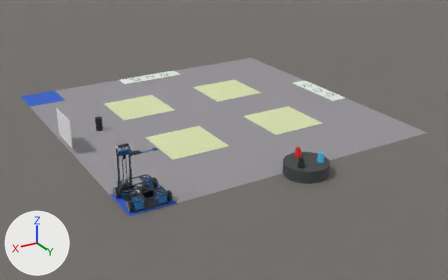
The Blender file research/car_sim/output/competition_round.blend: old version first, new version second.
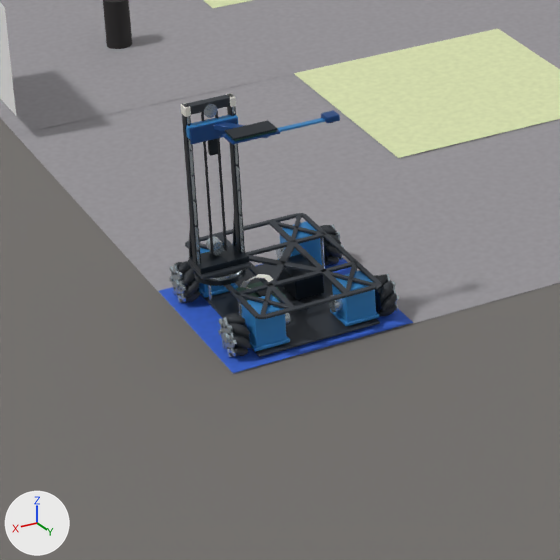
Each version is shown whole from a 50 mm camera at (2.317, 4.101, 1.784) aimed at (-0.079, 0.108, -0.212), then close up on the part from 15% to 48% of the width and 42% to 95% of the height. The lights are fixed; the arrows at lower left show +X, +Y and +Z. The last two pictures show the newer version.

Before the edit, the objects in view are built like this:
```python
ob_azimuth___turntable = bpy.data.objects.new('AZIMUTH | turntable', None)
ob_azimuth___turntable.parent = ob_k230___vehicle_ground_origin
ob_azimuth___turntable.location = (0.096, -0.015, 0.079)
ob_azimuth___turntable.rotation_euler = (0.0, 0.0, 1.571)  # degrees (0, 0, 90)
ob_blue_start_zones_0 = bpy.data.objects.new('blue_start_zones 0', me_blue_start_zones_0)
ob_blue_start_zones_0.location = (0.0, 0.0, 0.0)
ob_camera_boom = bpy.data.objects.new('Camera boom', me_camera_boom)
ob_camera_boom.parent = ob_lift___camera_carriage
ob_camera_boom.location = (0.0825, 0.11, 0.006)
ob_camera_housing = bpy.data.objects.new('Camera housing', me_camera_housing)
ob_camera_housing.parent = ob_lift___camera_carriage
ob_camera_housing.location = (0.0825, 0.16, 0.008)
ob_k230_board_support = bpy.data.objects.new('K230 board support', me_k230_board_support)
ob_k230_board_support.parent = ob_lift___camera_carriage
ob_k230_board_support.location = (0.0825, 0.032, 0.01)
ob_k230_display_proxy = bpy.data.objects.new('K230 display proxy', me_k230_display_proxy)
ob_k230_display_proxy.parent = ob_lift___camera_carriage
ob_k230_display_proxy.location = (0.0825, 0.032, 0.016)
ob_k230_electronics_proxy = bpy.data.objects.new('K230 electronics proxy', me_k230_electronics_proxy)
ob_k230_electronics_proxy.parent = ob_lift___camera_carriage
ob_k230_electronics_proxy.location = (0.0825, 0.032, 0.013)
ob_offset_carriage_crosshead = bpy.data.objects.new('Offset carriage crosshead', me_offset_carriage_crosshead)
ob_offset_carriage_crosshead.parent = ob_lift___camera_carriage
ob_offset_carriage_crosshead.location = (0.0442, 0.03, 0.003)
ob_offset_carriage_crosshead.rotation_euler = (1.571, 0.0, 2.236)  # degrees (90, 0, 128)
# also in view: 'Mast pedestal' at (1.146, 1.035, 0.104); 'QR / A4 / assumed pose' at (1.204, 0.08, 0.155); 'Blue motor housing.003' at (1.125, 1.149, 0.043); '2.4 m square' at (0.0, 0.0, 0.0); 'yellow_zones 1' at (0.425, 0.425, 0.002)
```
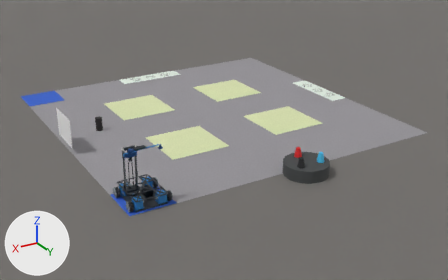
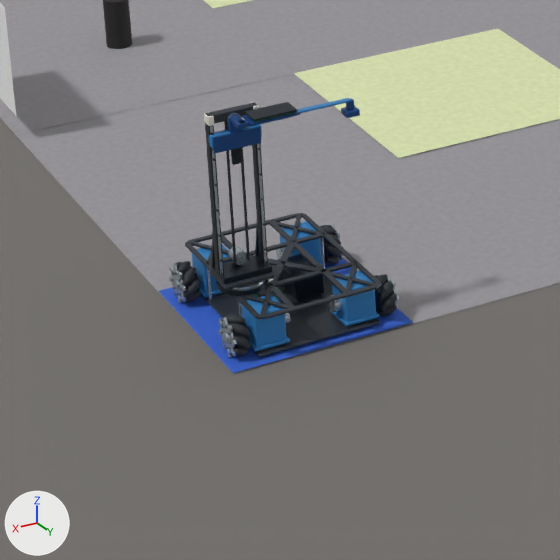
ob_azimuth___turntable is not drawn itself; it is the parent of ob_base_ring, ob_turntable_rim, ob_turntable_plate, ob_mast_pedestal, ob_guide_tower_rail, ob_steel_guide_track, ob_top_bearing_block, ob_mast_diagonal_support.

What differs and where, as boxes (x1, y1, x2, y2) in the close-ups (560 x 560 px):
'Mast pedestal', moved: before (189, 246, 250, 274); after (211, 255, 272, 284)
'Guide tower rail', moved: before (182, 104, 201, 264); after (205, 113, 224, 274)
'Guide tower rail.001', moved: before (227, 94, 245, 253); after (252, 102, 268, 263)
'Carrier front face', moved: before (190, 118, 237, 144); after (213, 127, 261, 154)
'K230 display proxy', moved: before (225, 120, 278, 140); after (245, 102, 297, 121)
'Top bridge', moved: before (186, 95, 230, 115); after (209, 103, 253, 124)
'Turntable plate', moved: before (188, 260, 252, 280); after (210, 270, 275, 290)
'Steel guide track', moved: before (187, 116, 200, 264); after (210, 125, 223, 274)
'Lift belt', moved: before (201, 112, 214, 254); after (224, 121, 237, 264)
'Lift belt.001', moved: before (215, 111, 227, 251); after (241, 147, 250, 260)
'Steel guide track.001', moved: before (232, 106, 244, 253); after (257, 143, 267, 263)
'Base ring', moved: before (194, 269, 246, 286); after (217, 279, 269, 296)
'Camera boom', moved: before (277, 118, 325, 132); after (297, 98, 351, 113)
'Sliding bridge', moved: before (185, 115, 238, 139); after (208, 124, 262, 148)
'Belt motor', moved: before (206, 236, 224, 255); after (229, 246, 247, 265)
'K230 board support', moved: before (222, 130, 280, 144); after (242, 111, 300, 126)
'Camera housing', moved: before (321, 110, 340, 123); after (341, 106, 360, 118)
'Lift overlap proxy', moved: before (208, 139, 218, 156); after (231, 148, 242, 165)
'Turntable rim', moved: before (209, 270, 243, 280); after (219, 280, 266, 290)
'Top bearing block', moved: before (181, 103, 191, 117); after (204, 112, 214, 126)
'Upper belt pulley', moved: before (203, 104, 218, 118); after (227, 113, 241, 124)
'Offset carriage crosshead', deleted: before (213, 122, 269, 138)
'Mast diagonal support', moved: before (189, 230, 193, 257); after (211, 231, 215, 267)
'K230 electronics proxy', moved: before (226, 130, 276, 141); after (247, 112, 296, 122)
'Right angle crosshead', added: after (229, 116, 244, 129)
'Carriage endplate', added: after (227, 117, 243, 133)
'Top bearing block.001', moved: before (226, 93, 236, 107); after (251, 102, 259, 109)
'Carrier extension', added: after (238, 117, 290, 129)
'Camera holder | vertical', added: after (346, 98, 354, 110)

The edits, one by one:
Mesh me_camera_holder___vertical is new.
It is a box spanning x -0.005..0.005, y -0.0045..0.0045, z -0.0125..0.0125.
It uses material mat_vehicle___dark_blue_camera_carrier (blue #1d4c8b).
Mesh me_carrier_extension is new.
It is a box spanning x -0.007..0.007, y -0.041..0.041, z -0.0035..0.0035.
It uses material mat_vehicle___dark_blue_camera_carrier (blue #1d4c8b).
Mesh me_right_angle_crosshead is new.
It is a box spanning x -0.0185..0.0185, y -0.007..0.007, z -0.0035..0.0035.
It uses material mat_vehicle___dark_blue_camera_carrier (blue #1d4c8b).
Mesh me_carriage_endplate is new.
It is a box spanning x -0.007..0.007, y -0.01..0.01, z -0.014..0.014.
It uses material mat_vehicle___dark_blue_camera_carrier (blue #1d4c8b).
Object 'AZIMUTH | turntable' (ob_azimuth___turntable) moves from (0.096, -0.015, 0.079) to (0.0791, 0.033, 0.079).
Object 'Offset carriage crosshead' (ob_offset_carriage_crosshead) is deleted.
Object 'Camera boom' (ob_camera_boom) moves from (0.0825, 0.11, 0.006) to (0.033, 0.127, 0.028).
Object 'K230 board support' (ob_k230_board_support) moves from (0.0825, 0.032, 0.01) to (0.033, 0.0489, 0.032).
Object 'K230 electronics proxy' (ob_k230_electronics_proxy) moves from (0.0825, 0.032, 0.013) to (0.033, 0.0489, 0.035).
Object 'K230 display proxy' (ob_k230_display_proxy) moves from (0.0825, 0.032, 0.016) to (0.033, 0.0489, 0.038).
Object 'Camera housing' (ob_camera_housing) moves from (0.0825, 0.16, 0.008) to (0.033, 0.177, 0.008).
Object 'Camera holder | vertical' (ob_camera_holder___vertical) is new; it shows me_camera_holder___vertical.
Its parent is ob_lift___camera_carriage.
Its location is (0.033, 0.177, 0.0155).
It gains a BEVEL modifier named 'Machined edges'.
Modifier setting: width = 0.00045.
Modifier setting: width_pct = 0.00045.
Modifier setting: segments = 2.
Modifier setting: harden_normals = True.
It gains a WEIGHTED_NORMAL modifier named 'Face normals'.
Object 'Carrier extension' (ob_carrier_extension) is new; it shows me_carrier_extension.
Its parent is ob_lift___camera_carriage.
Its location is (0.033, 0.0385, 0.028).
It gains a BEVEL modifier named 'Machined edges'.
Modifier setting: width = 0.00045.
Modifier setting: width_pct = 0.00045.
Modifier setting: segments = 2.
Modifier setting: harden_normals = True.
It gains a WEIGHTED_NORMAL modifier named 'Face normals'.
Object 'Right angle crosshead' (ob_right_angle_crosshead) is new; it shows me_right_angle_crosshead.
Its parent is ob_lift___camera_carriage.
Its location is (0.0205, 0.0, 0.028).
It gains a BEVEL modifier named 'Machined edges'.
Modifier setting: width = 0.00045.
Modifier setting: width_pct = 0.00045.
Modifier setting: segments = 2.
Modifier setting: harden_normals = True.
It gains a WEIGHTED_NORMAL modifier named 'Face normals'.
Object 'Carriage endplate' (ob_carriage_endplate) is new; it shows me_carriage_endplate.
Its parent is ob_lift___camera_carriage.
Its location is (0.008, 0.0, 0.014).
It gains a BEVEL modifier named 'Machined edges'.
Modifier setting: width = 0.00045.
Modifier setting: width_pct = 0.00045.
Modifier setting: segments = 2.
Modifier setting: harden_normals = True.
It gains a WEIGHTED_NORMAL modifier named 'Face normals'.
